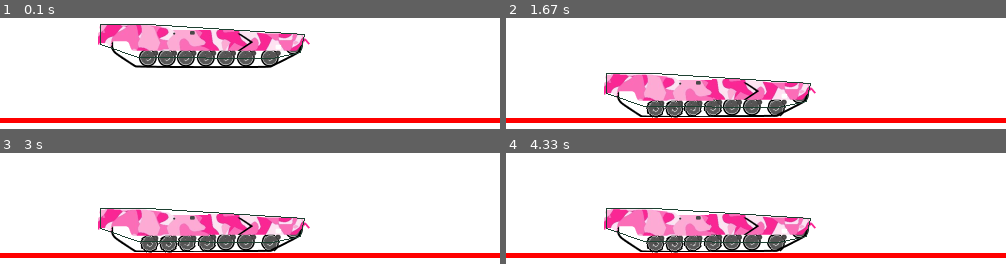
Above: before the commit, frames 1-4 (two rows, left to right).
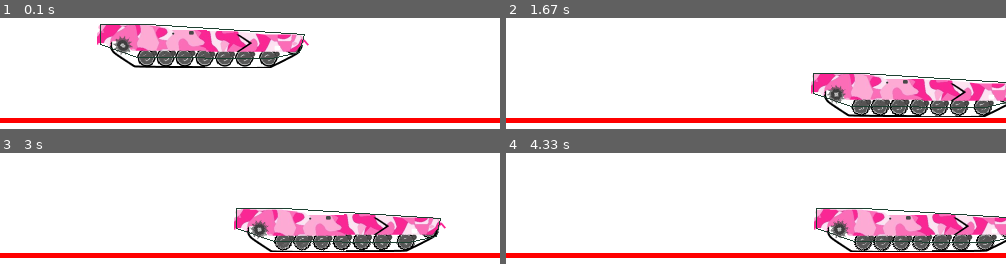
Above: after the commit, the same moments.

Repository: felixk321/pygame_sandbox
Game: pygame game, started from main.py
The game is run twice, just before and just after one commit, with the same random seed, the same clock (stepped at 60 frames per second) and the same inputs.
Inputs:
- Up to frame 1 (0.1 s): no input
- Up to frame 2 (1.67 s): hold D 0.33-0.8 s; hold D 0.83-1.3 s; hold A from 1.33 s (still down)
- Up to frame 3 (3 s): release A at 1.87 s; hold A 1.9-2.3 s; hold D 2.33-2.97 s
- Up to frame 4 (4.33 s): hold A 3-3.47 s; hold D 3.5-3.97 s; hold D from 4 s (still down)

The runs differ from the first frame. In frame 1, 4.5% of the frame differs, in the area x 19-62%, y 6-46%; in frame 2, 24%, in the area x 19-100%, y 49-91%; in frame 3, 21%; in frame 4, 24%.

Commit message:
finished tank model

Diff:
--- a/components/tank.py
+++ b/components/tank.py
@@ -1,4 +1,4 @@
-from pymunk import Vec2d,Body, Poly, Space, PivotJoint, ShapeFilter
+from pymunk import Vec2d,Body, Poly, Space, PivotJoint, ShapeFilter, SimpleMotor, GearJoint
 from pygame import Surface, draw, image, transform
 from utils import convert
 from components.ball import Ball
@@ -68,10 +68,20 @@
     def render(self, display: Surface)->None:
         h = display.get_height()
         rotated_img = transform.rotate(self.image , degrees(self.body.angle))
-        display.blit(rotated_img,
-                     convert(self.body.position - Vec2d(self.radius,-self.radius), h)
-                     )
+        dest = rotated_img.get_rect(center = convert(self.body.position, h))
+        display.blit(rotated_img, dest)
 
+
+class Rear_Wheel(Wheel):
+    def __init__(self, *args, **kwargs) -> None:
+        super().__init__(*args)
+
+        tb: TankBase = kwargs["tb"]
+        space: Space = self.body.space
+
+        self.image = image.load("./assets/rear_wheel.png", "png")
+        self.motor = SimpleMotor(self.body,tb.body, 1)
+        space.add(self.motor)
 
 
 class Tank:
@@ -84,8 +94,15 @@
 
         self.wheels = self.create_wheels(space)
 
+        self.rw = self.create_rear_wheels(space)
+
+        for wheel in self.wheels:
+            space.add(GearJoint(self.rw.body,wheel.body,0, 1))
+
     def create_wheels(self, space: Space) ->List[Wheel]:
         r = 9
+
+
 
         wheel_coords = [
             Vec2d(38,-54),
@@ -105,6 +122,7 @@
 
             wheel = Wheel(self.origin + coord +Vec2d(r,-r), r, space)
             wheel.shape.filter = self.cf
+            wheel.shape.friction = 1
             tb_local = self.tb.body.world_to_local(wheel.body.position)
             wheel.shape.filter = self.cf
             space.add(PivotJoint
@@ -120,6 +138,23 @@
             result.append(wheel)
         return result
 
+    def create_rear_wheels(self, space: Space)-> Rear_Wheel:
+        r = 9
+
+        coord = self.origin + Vec2d(14, -42) + Vec2d(r,-r)
+
+        wheel = Rear_Wheel(coord, r, space, tb = self.tb)
+        wheel.shape.filter = self.cf
+
+        space.add(PivotJoint(wheel.body, self.tb.body, (0,0), self.tb.body.world_to_local(wheel.body.position) ))
+
+        return wheel
+
+    def move(self, direction: int)->None:
+        self.rw.motor.rate += -1 * direction
+
+
+
 
 
 
@@ -130,3 +165,4 @@
             wheel.render(display)
 
         self.tb.render(display)
+        self.rw.render(display)
--- a/scenes/tank_scene.py
+++ b/scenes/tank_scene.py
@@ -3,6 +3,8 @@
 from components.floor import Segment
 from components.tank import Tank
 from pygame import Surface
+import pygame
+from typing import Sequence
 
 
 class TankScene(BaseScene):
@@ -12,8 +14,16 @@
         self.terrain = Segment((0,60), (500,60), 5, self.space)
         self.tank = Tank(Vec2d(100,190), self.space)
 
+    def handle_pressed_keys(self, keys: Sequence[bool])-> None:
+        if keys[pygame.K_a]:
+            self.tank.move(-1)
+
+        if keys[pygame.K_d]:
+            self.tank.move(1)
+
     def update(self)->None:
         self.space.step(1/60)
+        self.tank.rw.motor.rate *= 0.98
 
     def render(self, display: Surface)->None:
         display.fill((255,255,255))
Binary file added: assets/rear_wheel.png
